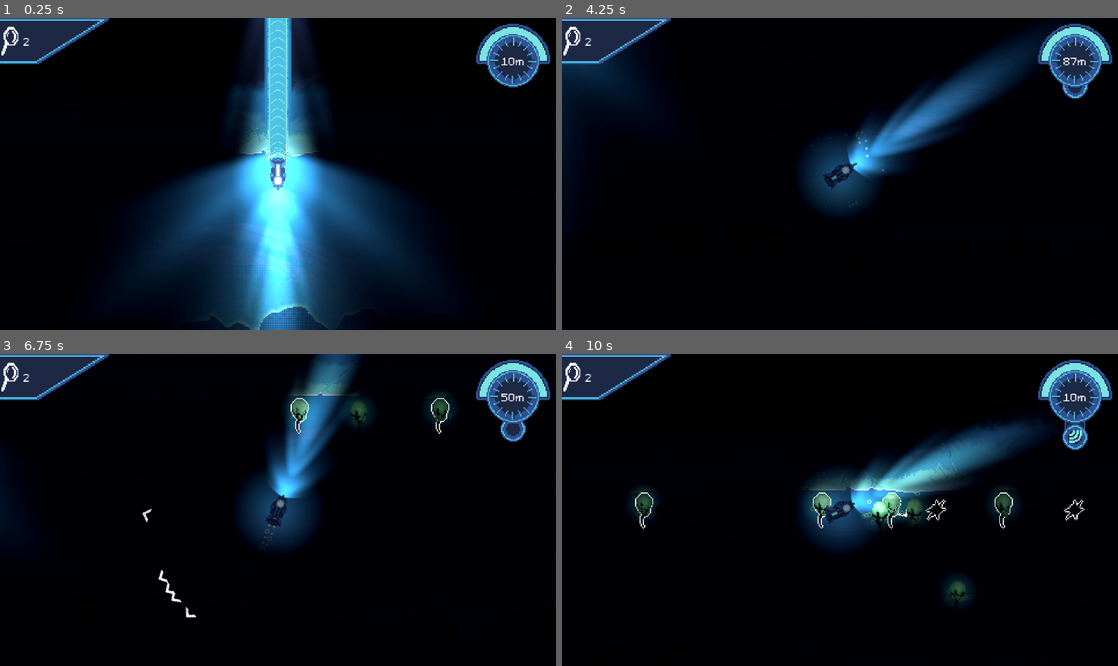
Above: before the commit, frames 1-4 (two rows, left to right).
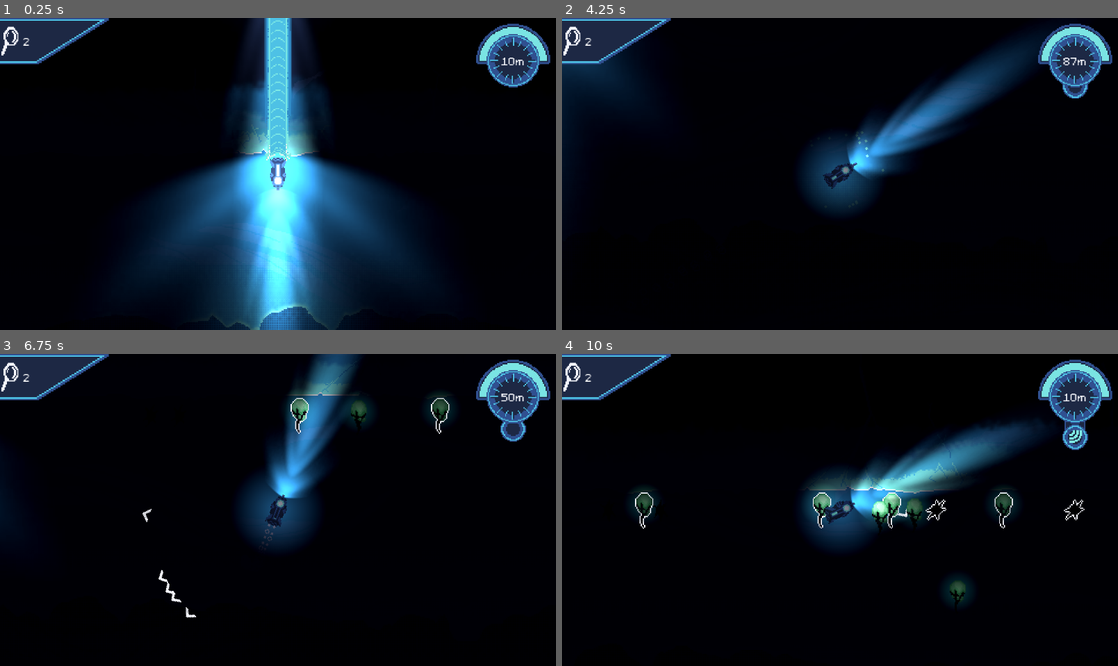
Above: after the commit, the same moments.

Repository: austingwatson/Depths
Game: Godot game, scene res://scenes/game.tscn
The game is run twice, just before and just after one commit, with the same random seed, the same clock (stepped at 60 frames per second) and the same inputs. This scene is started directly instead of the project's main scene. Sound files missing from this copy of the repository are replaced by a short silence.
Inputs (mouse positions are in pixels of both pictures, inside the frame that each line leads up to):
- Up to frame 1 (0.25 s): no input
- Up to frame 2 (4.25 s): tap Enter at 0.5 s; move the mouse to (962, 158) at 0.52 s; hold Space (thrust) 0.53-1.28 s; tap Mouse wheel down (change_weapon_down) at 0.6 s; click (962, 158) at 0.67 s; move the mouse to (728, 189) at 1.27 s; tap Mouse wheel up (change_weapon_up) at 1.35 s; move the mouse to (895, 105) at 2.02 s; hold Right mouse button (rotate) 2.03-2.78 s; hold Space (thrust) 2.03-3.53 s; move the mouse to (812, 236) at 2.77 s; click (812, 236) at 2.85 s; move the mouse to (1006, 220) at 3.52 s; tap Shift (sonar) at 3.6 s
- Up to frame 3 (6.75 s): move the mouse to (111, 463) at 4.27 s; tap Mouse wheel down (change_weapon_down) at 4.35 s; move the mouse to (305, 510) at 5.02 s; tap Mouse wheel up (change_weapon_up) at 5.1 s; click (305, 510) at 5.17 s; move the mouse to (194, 432) at 5.77 s; hold Space (thrust) from 5.78 s (still down); right-click (194, 432) at 5.85 s; move the mouse to (400, 494) at 6.52 s; click (400, 494) at 6.6 s
- Up to frame 4 (10 s): move the mouse to (728, 525) at 7.27 s; tap Shift (sonar) at 7.35 s; click (728, 525) at 7.42 s; move the mouse to (895, 441) at 8.02 s; release Space (thrust) at 8.03 s; tap Mouse wheel down (change_weapon_down) at 8.1 s; move the mouse to (812, 572) at 8.77 s; tap Mouse wheel up (change_weapon_up) at 8.85 s; move the mouse to (1006, 556) at 9.52 s; hold Space (thrust) from 9.53 s (still down); hold Right mouse button (rotate) from 9.53 s (still down); click (1006, 556) at 9.67 s

Frames 1-2 are identical in both runs. In frame 3, less than 0.1% of the frame differs, in the area x 52-80%, y 16-24%; in frame 4, 0.2%, in the area x 13-81%, y 44-80%.

Commit message:
shock and fish animation

Diff:
--- a/scenes/entity/actor/big_floater.tscn
+++ b/scenes/entity/actor/big_floater.tscn
@@ -131,8 +131,7 @@
 
 [node name="BigFloater" type="Node2D"]
 
-[node name="Movement" parent="." node_paths=PackedStringArray("entity") instance=ExtResource("1_oslxi")]
-entity = NodePath("")
+[node name="Movement" parent="." instance=ExtResource("1_oslxi")]
 max_speed = 10.0
 acceleration = 2.0
 deceleration = 100.0
@@ -145,10 +144,9 @@
 visible_rect = Rect2(-8, -16, 16, 32)
 show_time = 1.0
 
-[node name="HurtBox" parent="." node_paths=PackedStringArray("entity") instance=ExtResource("5_oualg")]
+[node name="HurtBox" parent="." instance=ExtResource("5_oualg")]
 collision_layer = 40
 collision_mask = 2
-entity = NodePath("")
 max_health = 4
 health = 4
 shape = SubResource("CapsuleShape2D_2g12u")
@@ -161,12 +159,13 @@
 offset = Vector2(0, 4)
 texture_scale = 0.25
 
-[node name="PlayerDistance" parent="." node_paths=PackedStringArray("entity") instance=ExtResource("7_uc4en")]
-entity = NodePath("")
+[node name="PlayerDistance" parent="." instance=ExtResource("7_uc4en")]
 distance = 500.0
 
 [node name="DeathPop" type="CPUParticles2D" parent="."]
+emitting = false
 texture = SubResource("AtlasTexture_1lxdu")
+one_shot = true
 explosiveness = 0.9
 randomness = 0.36
 emission_shape = 2
--- a/scenes/entity/actor/floater.tscn
+++ b/scenes/entity/actor/floater.tscn
@@ -105,7 +105,9 @@
 distance = 500.0
 
 [node name="DeathPop" type="CPUParticles2D" parent="."]
+emitting = false
 texture = SubResource("AtlasTexture_bhvvh")
+one_shot = true
 explosiveness = 0.9
 randomness = 0.36
 emission_shape = 2
--- a/scenes/entity/actor/hunter_fish.tscn
+++ b/scenes/entity/actor/hunter_fish.tscn
@@ -10,87 +10,104 @@
 [ext_resource type="Resource" uid="uid://wsb55dgirstk" path="res://resources/attack.tres" id="4_512ls"]
 [ext_resource type="PackedScene" uid="uid://djbrnjtvjpjmt" path="res://scenes/component/detection.tscn" id="6_ce58k"]
 
-[sub_resource type="AtlasTexture" id="AtlasTexture_vbyxb"]
+[sub_resource type="AtlasTexture" id="AtlasTexture_0xpfh"]
 atlas = ExtResource("1_p6sfq")
 region = Rect2(0, 0, 32, 16)
+
+[sub_resource type="AtlasTexture" id="AtlasTexture_ymxha"]
+atlas = ExtResource("1_p6sfq")
+region = Rect2(0, 16, 32, 16)
+
+[sub_resource type="AtlasTexture" id="AtlasTexture_512ls"]
+atlas = ExtResource("1_p6sfq")
+region = Rect2(0, 32, 32, 16)
+
+[sub_resource type="AtlasTexture" id="AtlasTexture_sdfgv"]
+atlas = ExtResource("1_p6sfq")
+region = Rect2(0, 48, 32, 16)
 
 [sub_resource type="SpriteFrames" id="SpriteFrames_mrtdc"]
 animations = [{
 "frames": [{
 "duration": 1.0,
-"texture": SubResource("AtlasTexture_vbyxb")
+"texture": SubResource("AtlasTexture_0xpfh")
+}, {
+"duration": 1.0,
+"texture": SubResource("AtlasTexture_ymxha")
+}, {
+"duration": 1.0,
+"texture": SubResource("AtlasTexture_512ls")
+}, {
+"duration": 1.0,
+"texture": SubResource("AtlasTexture_sdfgv")
 }],
 "loop": true,
 "name": &"default",
 "speed": 5.0
 }]
 
-[sub_resource type="AtlasTexture" id="AtlasTexture_ce58k"]
+[sub_resource type="AtlasTexture" id="AtlasTexture_sdghc"]
 atlas = ExtResource("1_p6sfq")
-region = Rect2(32, 16, 32, 16)
+region = Rect2(64, 32, 32, 16)
 
-[sub_resource type="AtlasTexture" id="AtlasTexture_4cvhp"]
+[sub_resource type="AtlasTexture" id="AtlasTexture_t877b"]
 atlas = ExtResource("1_p6sfq")
-region = Rect2(32, 32, 32, 16)
+region = Rect2(64, 16, 32, 16)
 
-[sub_resource type="AtlasTexture" id="AtlasTexture_fjt5v"]
+[sub_resource type="AtlasTexture" id="AtlasTexture_etqx8"]
 atlas = ExtResource("1_p6sfq")
-region = Rect2(32, 16, 32, 16)
+region = Rect2(64, 0, 32, 16)
 
-[sub_resource type="AtlasTexture" id="AtlasTexture_0xpfh"]
+[sub_resource type="AtlasTexture" id="AtlasTexture_irjld"]
 atlas = ExtResource("1_p6sfq")
-region = Rect2(32, 48, 32, 16)
+region = Rect2(64, 48, 32, 16)
 
 [sub_resource type="SpriteFrames" id="SpriteFrames_ymxha"]
 animations = [{
 "frames": [{
 "duration": 1.0,
-"texture": SubResource("AtlasTexture_ce58k")
+"texture": SubResource("AtlasTexture_sdghc")
 }, {
 "duration": 1.0,
-"texture": SubResource("AtlasTexture_4cvhp")
+"texture": SubResource("AtlasTexture_t877b")
 }, {
 "duration": 1.0,
-"texture": SubResource("AtlasTexture_fjt5v")
+"texture": SubResource("AtlasTexture_etqx8")
 }, {
 "duration": 1.0,
-"texture": SubResource("AtlasTexture_0xpfh")
+"texture": SubResource("AtlasTexture_irjld")
 }],
 "loop": true,
 "name": &"default",
 "speed": 5.0
 }]
 
-[sub_resource type="AtlasTexture" id="AtlasTexture_512ls"]
+[sub_resource type="AtlasTexture" id="AtlasTexture_s1v5h"]
 atlas = ExtResource("1_p6sfq")
-region = Rect2(0, 16, 32, 16)
+region = Rect2(32, 32, 32, 16)
 
-[sub_resource type="AtlasTexture" id="AtlasTexture_sdfgv"]
+[sub_resource type="AtlasTexture" id="AtlasTexture_frqw2"]
 atlas = ExtResource("1_p6sfq")
-region = Rect2(0, 32, 32, 16)
+region = Rect2(32, 16, 32, 16)
 
-[sub_resource type="AtlasTexture" id="AtlasTexture_irjld"]
+[sub_resource type="AtlasTexture" id="AtlasTexture_ui7n7"]
 atlas = ExtResource("1_p6sfq")
-region = Rect2(0, 16, 32, 16)
-
-[sub_resource type="AtlasTexture" id="AtlasTexture_sdghc"]
-atlas = ExtResource("1_p6sfq")
-region = Rect2(0, 48, 32, 16)
+region = Rect2(32, 48, 32, 16)
 
 [sub_resource type="SpriteFrames" id="SpriteFrames_t877b"]
 animations = [{
 "frames": [{
 "duration": 1.0,
-"texture": SubResource("AtlasTexture_512ls")
+"texture": SubResource("AtlasTexture_s1v5h")
 }, {
 "duration": 1.0,
-"texture": SubResource("AtlasTexture_sdfgv")
+"texture": SubResource("AtlasTexture_frqw2")
 }, {
 "duration": 1.0,
-"texture": SubResource("AtlasTexture_irjld")
+"texture": SubResource("AtlasTexture_s1v5h")
 }, {
 "duration": 1.0,
-"texture": SubResource("AtlasTexture_sdghc")
+"texture": SubResource("AtlasTexture_ui7n7")
 }],
 "loop": true,
 "name": &"default",
--- a/scenes/entity/projectile/shock.tscn
+++ b/scenes/entity/projectile/shock.tscn
@@ -1,9 +1,10 @@
-[gd_scene load_steps=8 format=3 uid="uid://4t4v3xeqcma2"]
+[gd_scene load_steps=15 format=3 uid="uid://4t4v3xeqcma2"]
 
 [ext_resource type="Script" uid="uid://dhniosaannv60" path="res://scripts/entity/projectile/shock.gd" id="1_jmcv3"]
 [ext_resource type="PackedScene" uid="uid://b0foxywnu3rrx" path="res://scenes/component/hit_box.tscn" id="2_0iv5t"]
 [ext_resource type="AudioStream" uid="uid://b83yyynj2lbc1" path="res://assets/sounds/microwave_gun.wav" id="2_1xao5"]
 [ext_resource type="Texture2D" uid="uid://i6plrgcblxll" path="res://assets/textures/effects/effect_sheet.png" id="3_0iv5t"]
+[ext_resource type="Texture2D" uid="uid://b6ykgro6grd11" path="res://assets/textures/effects/shock_cannon_blast.png" id="5_qy4gw"]
 
 [sub_resource type="ConvexPolygonShape2D" id="ConvexPolygonShape2D_0iv5t"]
 points = PackedVector2Array(0, 0, 60, -50, 60, 50)
@@ -15,6 +16,49 @@
 [sub_resource type="Gradient" id="Gradient_0iv5t"]
 offsets = PackedFloat32Array(0, 0.0590406, 0.420664, 1)
 colors = PackedColorArray(1, 1, 1, 0, 1, 1, 1, 1, 1, 1, 1, 1, 1, 1, 1, 0)
+
+[sub_resource type="AtlasTexture" id="AtlasTexture_sonjk"]
+atlas = ExtResource("5_qy4gw")
+region = Rect2(0, 0, 128, 128)
+
+[sub_resource type="AtlasTexture" id="AtlasTexture_wwy2e"]
+atlas = ExtResource("5_qy4gw")
+region = Rect2(128, 0, 128, 128)
+
+[sub_resource type="AtlasTexture" id="AtlasTexture_a15p7"]
+atlas = ExtResource("5_qy4gw")
+region = Rect2(256, 0, 128, 128)
+
+[sub_resource type="AtlasTexture" id="AtlasTexture_ia1f6"]
+atlas = ExtResource("5_qy4gw")
+region = Rect2(384, 0, 128, 128)
+
+[sub_resource type="AtlasTexture" id="AtlasTexture_o2b0u"]
+atlas = ExtResource("5_qy4gw")
+region = Rect2(512, 0, 128, 128)
+
+[sub_resource type="SpriteFrames" id="SpriteFrames_1lesg"]
+animations = [{
+"frames": [{
+"duration": 1.0,
+"texture": SubResource("AtlasTexture_sonjk")
+}, {
+"duration": 1.0,
+"texture": SubResource("AtlasTexture_wwy2e")
+}, {
+"duration": 1.0,
+"texture": SubResource("AtlasTexture_a15p7")
+}, {
+"duration": 1.0,
+"texture": SubResource("AtlasTexture_ia1f6")
+}, {
+"duration": 1.0,
+"texture": SubResource("AtlasTexture_o2b0u")
+}],
+"loop": true,
+"name": &"default",
+"speed": 12.0
+}]
 
 [node name="Shock" type="Node2D"]
 script = ExtResource("1_jmcv3")
@@ -56,4 +100,9 @@
 angle_max = 360.0
 color_ramp = SubResource("Gradient_0iv5t")
 
+[node name="AnimatedSprite2D" type="AnimatedSprite2D" parent="."]
+position = Vector2(73, 0)
+sprite_frames = SubResource("SpriteFrames_1lesg")
+frame_progress = 0.542686
+
 [connection signal="timeout" from="Timer" to="." method="_on_timer_timeout"]
--- a/scripts/entity/actor/floater.gd
+++ b/scripts/entity/actor/floater.gd
@@ -4,6 +4,7 @@
 @export var heal: int
 @onready var movement := $Movement
 @onready var fish_sprite := $FishSprite
+@onready var death_pop := $DeathPop
 var direction := Vector2.ZERO
 
 
--- a/scripts/entity/projectile/shock.gd
+++ b/scripts/entity/projectile/shock.gd
@@ -5,6 +5,7 @@
 func _ready() -> void:
 	$ShockBlastParticles.emitting = true
 	$ShockSound.play()
+	$AnimatedSprite2D.play("default")
 
 
 func _on_timer_timeout() -> void:
Not shown: 1 places in scenes/entity/actor/hunter_fish.tscn that only renumber resources
